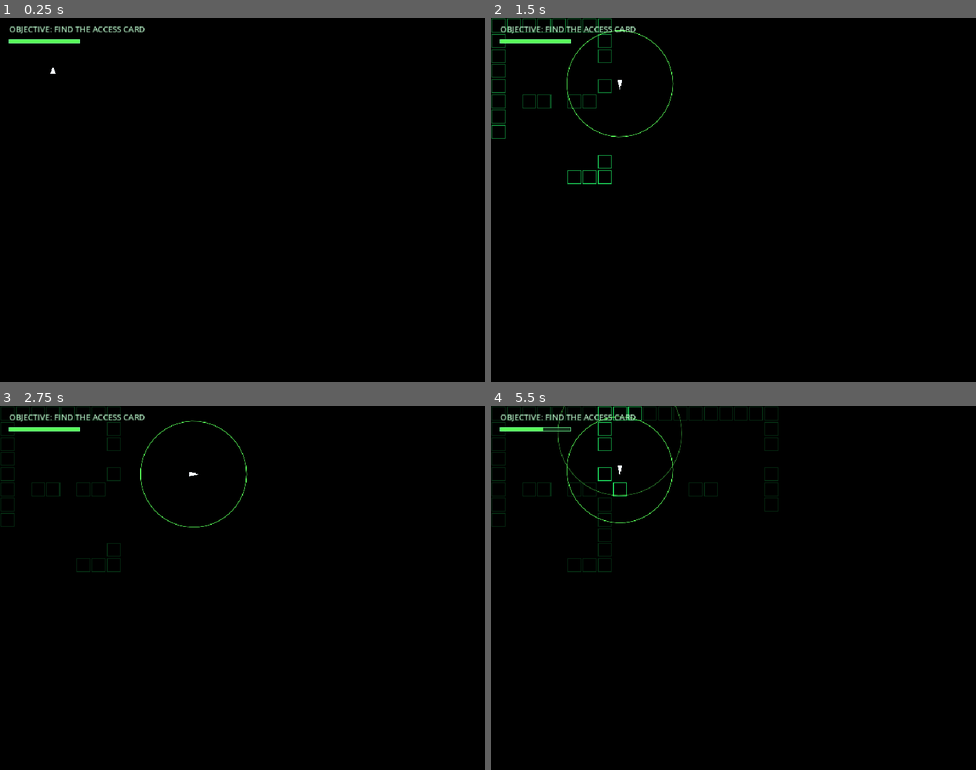
Above: before the commit, frames 1-4 (two rows, left to right).
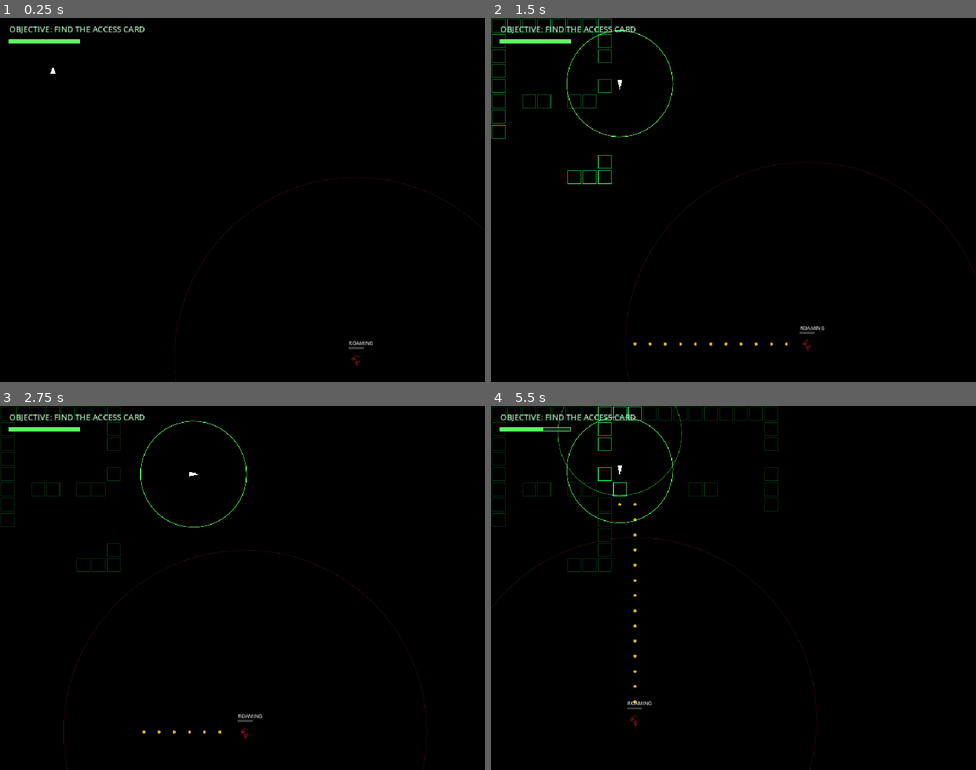
Above: after the commit, the same moments.

Repository: UnderstoodUseYourUsernameHere/Sonar
Game: Godot game, scene res://scenes/main.tscn
Same seed, same stepped clock (60 frames per second), same inputs: the game is played once before the commit and once after it.
Inputs (mouse positions are in pixels of both pictures, inside the frame that each line leads up to):
- Up to frame 1 (0.25 s): no input
- Up to frame 2 (1.5 s): tap Enter at 0.5 s; move the mouse to (840, 181) at 0.52 s; hold Right (move_right) 0.53-1.28 s; tap Space (ping) at 0.6 s; click (840, 181) at 0.67 s; move the mouse to (636, 218) at 1.27 s; hold S (move_down) from 1.28 s (still down); tap Alt at 1.35 s
- Up to frame 3 (2.75 s): move the mouse to (291, 507) at 2.02 s; release S (move_down) at 2.03 s; hold Right (move_right) from 2.03 s (still down); tap Shift at 2.1 s
- Up to frame 4 (5.5 s): move the mouse to (709, 660) at 2.77 s; release Right (move_right) at 2.78 s; hold W (move_up) 2.78-3.53 s; tap Space (ping) at 2.85, 5.1 s; click (709, 660) at 2.92 s; move the mouse to (879, 642) at 3.52 s; hold Left (move_left) 3.53-5.03 s; tap Alt at 3.6 s; move the mouse to (588, 533) at 4.27 s; tap Shift at 4.35 s; tap R (restart) at 5 s; move the mouse to (757, 588) at 5.02 s; hold S (move_down) from 5.03 s (still down); click (757, 588) at 5.17 s

The runs differ from the first frame. In frame 1, 0.2% of the frame differs, in the area x 36-100%, y 43-100%; in frame 2, 0.3%; in frame 3, 0.3%, in the area x 13-89%, y 39-100%; in frame 4, 0.3%.

Commit message:
Scale awareness gain by distance to the noise

Diff:
--- a/scripts/main.gd
+++ b/scripts/main.gd
@@ -43,6 +43,9 @@
 const AWARENESS_PER_FOOTSTEP: float = 0.06
 const AWARENESS_DECAY_PER_SECOND: float = 0.04
 
+const AWARENESS_FALLOFF_TILES: float = 10.0
+const AWARENESS_FALLOFF_FLOOR: float = 0.15
+
 const AWARENESS_STALK_THRESHOLD: float = 0.5 ## Enters stalking above this
 const AWARENESS_STALK_EXIT: float = 0.25 ## Exits stalking below this
 const AWARENESS_STALK_DECAY_PER_SECOND: float = 0.02
@@ -91,7 +94,7 @@
 const EXIT_DIM_ALPHA: float = 0.30
 const EXIT_FLASH_DURATION: float = 1.0
 
-const DEBUG_SHOW_MONSTER: bool = false
+const DEBUG_SHOW_MONSTER: bool = true
 
 const MAP_ROWS: Array[String] = [
 	"################################",
@@ -903,7 +906,7 @@
 		decay_rate = AWARENESS_STALK_DECAY_PER_SECOND
 	elif monster_state == MonsterState.HUNTING:
 		decay_rate = 0.0
-	monster_awareness = maxf(monster_awareness - AWARENESS_DECAY_PER_SECOND * delta, 0.0)
+	monster_awareness = maxf(monster_awareness - decay_rate * delta, 0.0)
 
 	if last_noise_time > monster_last_heard_noise_time:
 		monster_last_heard_noise_time = last_noise_time
@@ -928,11 +931,13 @@
 			_update_monster_hunting(delta)
 
 func _on_monster_heard_noise() -> void:
-	monster_awareness = minf(monster_awareness + last_noise_loudness, 1.0)
 
 	var noise_distance: float = monster_draw_position.distance_to(_cell_center(last_noise_cell))
 	var noise_is_close: bool = noise_distance <= MONSTER_HUNT_PROXIMITY_TILES * TILE_SIZE
 	var stalking_and_close: bool = monster_state == MonsterState.STALKING and noise_is_close
+
+	var falloff: float = clampf(1.0 - (noise_distance / TILE_SIZE) / AWARENESS_FALLOFF_TILES, AWARENESS_FALLOFF_FLOOR, 1.0)
+	monster_awareness = minf(monster_awareness + last_noise_loudness * falloff, 1.0)
 
 	if monster_awareness >= AWARENESS_HUNT_THRESHOLD or stalking_and_close:
 		_begin_monster_hunting(last_noise_cell)
